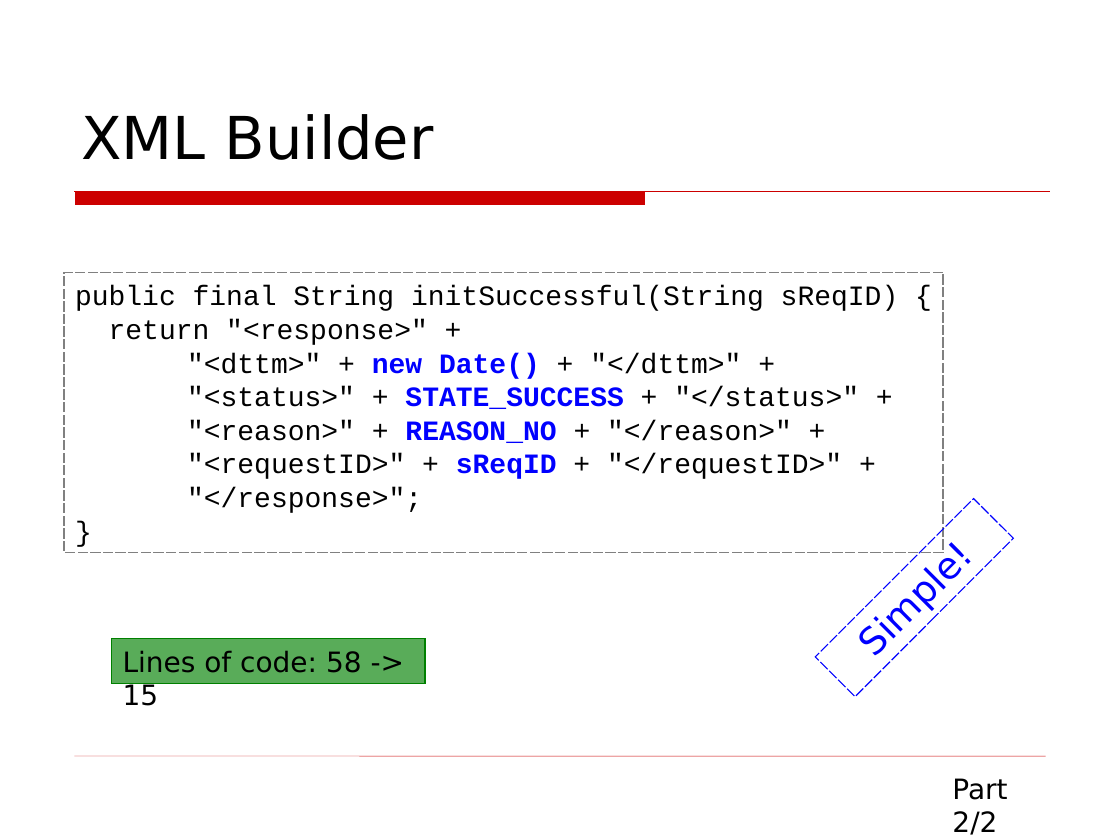
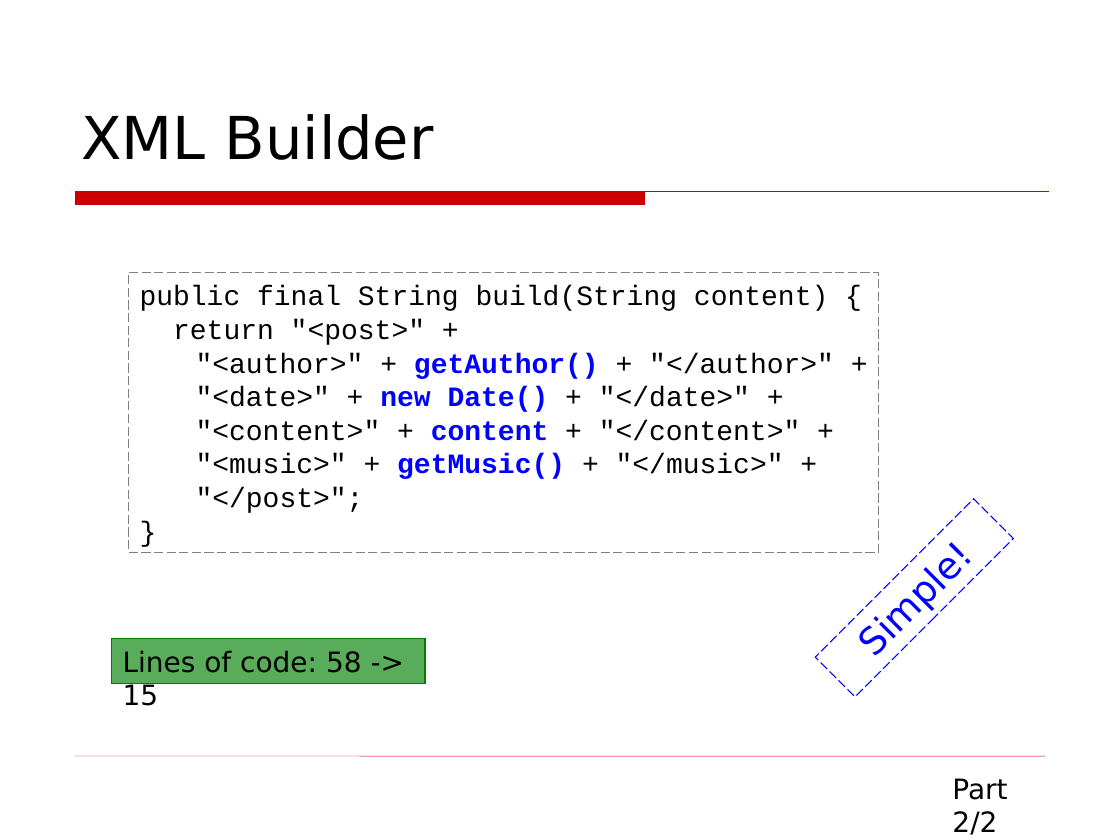
Before and after one commit to asolntsev/presentations, a slide deck: slide 23 of wtf-code/WTF_code.topconf.en.ppt (slide 20 before the commit). Drawn at 1120x840 pixels with LibreOffice and Linux fonts; fonts in the diff are those of the drawing; background and template pictures are left out. Boxes give left, top, right and bottom in pixels: in the first picture for what was removed or moved away, otherwise in the second. Text is boxed around its words. In the diff, an @@ line names an element or a change of style, - is before the commit and + after.

```diff
--- a/wtf-code/WTF_code.topconf.en.ppt
+++ b/wtf-code/WTF_code.topconf.en.ppt
@@ rectangle "public final String build(String content) ...": place and size @@
-rectangle "public final String build(String content) ..." at bbox=[64, 272, 943, 552]
+rectangle "public final String build(String content) ..." at bbox=[129, 272, 879, 552]
@@ rectangle "public final String build(String content) ..." at bbox=[129, 272, 879, 552]: outline #808080 0.74 pt to #808080 0.74 pt dashed @@
@@ text in rectangle at bbox=[140, 286, 834, 513]: text changed @@
-public final String initSuccessful(String sReqID) {
-return "<response>" +
-"<dttm>" + new Date() + "</dttm>" +
-"<status>" + STATE_SUCCESS + "</status>" +
-"<reason>" + REASON_NO + "</reason>" +
-"<requestID>" + sReqID + "</requestID>" +
-"</response>";
+public final String build(String content) {
+return "<post>" +
+"<author>" + getAuthor() + "</author>" +
+"<date>" + new Date() + "</date>" +
+"<content>" + content + "</content>" +
+"<music>" + getMusic() + "</music>" +
+"</post>";
@@ rectangle "Simple!" at bbox=[815, 499, 1013, 697]: outline #0000FF 0.74 pt to #0000FF 0.74 pt dashed @@
```
Also in this commit, not shown: 9 other slides changed, 10 slides added, 12 slides removed.
